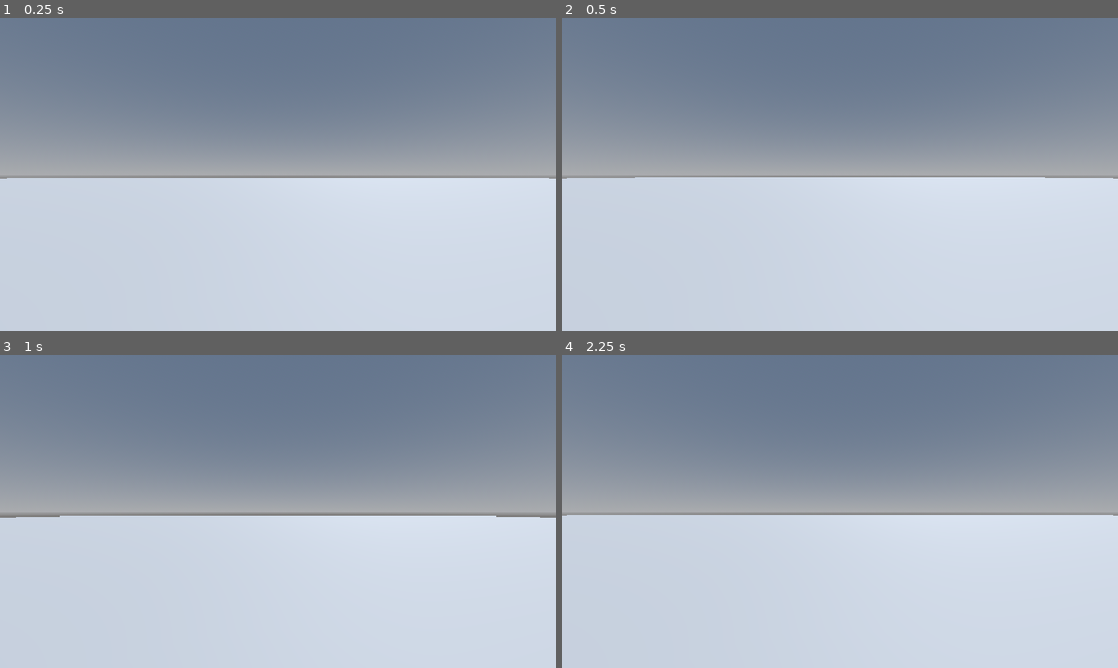
Above: before the commit, frames 1-4 (two rows, left to right).
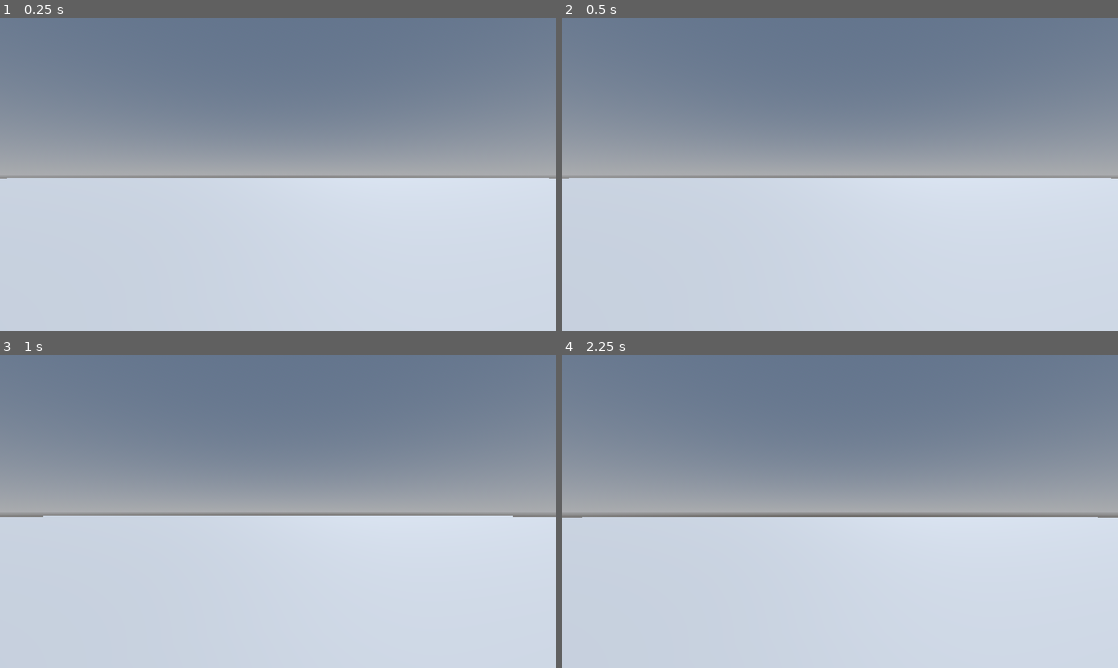
Above: after the commit, the same moments.

Repository: Kioshi-the-Proto/The-Last-Shift
Game: Godot game, scene res://world.tscn
The game is run twice, just before and just after one commit, with the same random seed, the same clock (stepped at 60 frames per second) and the same inputs.
Inputs:
- Up to frame 1 (0.25 s): no input
- Up to frame 2 (0.5 s): no input
- Up to frame 3 (1 s): tap Enter (ui_accept) at 0.5, 0.8 s; hold W (up) from 0.53 s (still down); tap Ctrl (crouch) at 0.6 s; tap Space (jump, bound only after the commit) at 0.77 s
- Up to frame 4 (2.25 s): keep holding W (up); tap Space (jump, bound only after the commit) at 1.07, 1.52, 1.82 s; tap Enter (ui_accept) at 1.25, 1.35, 2 s; tap Z (crawl, bound only after the commit) at 1.55, 2.1 s

Frame 1 is identical in both runs. In frame 2, 0.2% of the frame differs, in the area x 0-100%, y 50-52%; in frame 3, less than 0.1%; in frame 4, 0.7%, in the area x 0-100%, y 51-52%.

Commit message:
new changes

Diff:
--- a/Player.tscn
+++ b/Player.tscn
@@ -8,7 +8,7 @@
 
 [sub_resource type="Animation" id="Animation_kpjcp"]
 resource_name = "CrouchToCrawl"
-length = 0.19999999999999998
+length = 0.2
 tracks/0/type = "value"
 tracks/0/imported = false
 tracks/0/enabled = true
@@ -39,7 +39,7 @@
 
 [sub_resource type="Animation" id="Animation_e80uo"]
 resource_name = "StandingToCrawl"
-length = 0.19999999999999998
+length = 0.2
 tracks/0/type = "value"
 tracks/0/imported = false
 tracks/0/enabled = true
@@ -55,7 +55,7 @@
 
 [sub_resource type="Animation" id="Animation_xhfnw"]
 resource_name = "StandingToCrouch"
-length = 0.19999999999999998
+length = 0.2
 tracks/0/type = "value"
 tracks/0/imported = false
 tracks/0/enabled = true
@@ -76,6 +76,13 @@
 &"StandingToCrawl": SubResource("Animation_e80uo"),
 &"StandingToCrouch": SubResource("Animation_xhfnw")
 }
+
+[sub_resource type="CapsuleShape3D" id="CapsuleShape3D_a5ksu"]
+height = 1.5
+
+[sub_resource type="CapsuleShape3D" id="CapsuleShape3D_66k2k"]
+radius = 0.4
+height = 1.5
 
 [node name="Player" type="CharacterBody3D" unique_id=150960038]
 script = ExtResource("1_xhfnw")
@@ -105,6 +112,10 @@
 [node name="AnimationPlayer" type="AnimationPlayer" parent="." unique_id=1026387006]
 libraries/ = SubResource("AnimationLibrary_kpjcp")
 
-[node name="CollisionShape3D" type="CollisionShape3D" parent="." unique_id=1369368007]
+[node name="CrouchingCollisionShape" type="CollisionShape3D" parent="." unique_id=1369368007]
+transform = Transform3D(1, 0, 0, 0, 1, 0, 0, 0, 1, 0, 0.7824052, 0)
+shape = SubResource("CapsuleShape3D_a5ksu")
 
-[node name="CollisionShape3D2" type="CollisionShape3D" parent="." unique_id=1089460281]
+[node name="CrawlingCollisionShape" type="CollisionShape3D" parent="." unique_id=1089460281]
+transform = Transform3D(1, 0, 0, 0, -4.371139e-08, -1, 0, 1, -4.371139e-08, 0, 0.44497386, 0.29624277)
+shape = SubResource("CapsuleShape3D_66k2k")
--- a/character_body_3d.gd
+++ b/character_body_3d.gd
@@ -1,13 +1,14 @@
 extends CharacterBody3D
 
 const CROUCH_SPEED = 2
-const SPEED = 4
+const CRAWL_SPEED = 1
+const WALKING_SPEED = 4
 const SPRINT_SPEED = 9
 const JUMP_VELOCITY = 4
 
-var CROUCH_HEIGHT = 0.5
-var STAND_HEIGHT = 2
-var CROUCHING = false
+var TRUE_SPEED = WALKING_SPEED
+var IS_CROUCHING = false
+var IS_CRAWLING = false
 
 const SENSITIVITY = 0.005
 @onready var head = $Head #lost my head
@@ -20,7 +21,7 @@
 		velocity += get_gravity() * delta
 
 	# Handle jumps, hops, or skips
-	if Input.is_action_just_pressed("ui_accept") and is_on_floor():
+	if Input.is_action_just_pressed("jump") and is_on_floor():
 		velocity.y = JUMP_VELOCITY
 
 #dif movement keys to do stuff
@@ -32,20 +33,47 @@
 			velocity.x = direction.x * SPRINT_SPEED
 			velocity.z = direction.z * SPRINT_SPEED
 		else:
-			velocity.x = direction.x * SPEED
-			velocity.z = direction.z * SPEED
-		if CROUCHING:
+			velocity.x = direction.x * WALKING_SPEED
+			velocity.z = direction.z * WALKING_SPEED
+		if IS_CROUCHING:
 			velocity.x = direction.x * CROUCH_SPEED
 			velocity.z = direction.z * CROUCH_SPEED
 	else:
-		velocity.x = move_toward(velocity.x, 0, SPEED)
-		velocity.z = move_toward(velocity.z, 0, SPEED)
+		velocity.x = move_toward(velocity.x, 0, WALKING_SPEED)
+		velocity.z = move_toward(velocity.z, 0, WALKING_SPEED)
 	#keep this does movement stuff
 	move_and_slide()
-	crouch()
-func crouch():
-	if Input.is_action_just_pressed("crouch"):
-		pass
+
+func movementStateChange(changeType):
+	match changeType:
+		"crouch":
+			if IS_CRAWLING:
+				$AnimationPlayer.play_backwards("CrouchToCrawl")
+			else:
+				$AnimationPlayer.play("StandingToCrouch")
+				IS_CROUCHING = true
+				#change collision to crouching
+				IS_CRAWLING = false
+		"uncrouch":
+			$AnimationPlayer.play_backwards("StandingToCrouch")
+			IS_CROUCHING = false
+			IS_CRAWLING = false
+			#change collision to standing
+
+		"crawl":
+			if IS_CROUCHING:
+				$AnimationPlayer.play("CrouchToCrawl")
+			else:
+				$AnimationPlayer.play("StandingToCrawl")
+			IS_CROUCHING = false
+			IS_CRAWLING = true
+			#change collision to crawling
+
+		"uncrawl":
+			$AnimationPlayer.play_backwards("StandingToCrawl")
+			IS_CRAWLING = false
+			IS_CRAWLING = false
+			#change collision to standing
 func _ready(): #THIS STUFF DOES THE CAMREA DO NOT TOUCH!
 	Input.set_mouse_mode(Input.MOUSE_MODE_CAPTURED)
 func _unhandled_input(event):
--- a/project.godot
+++ b/project.godot
@@ -52,6 +52,16 @@
 "events": [Object(InputEventKey,"resource_local_to_scene":false,"resource_name":"","device":-1,"window_id":0,"alt_press …(195 unchanged characters)…
 ]
 }
+crawl={
+"deadzone": 0.2,
+"events": [Object(InputEventKey,"resource_local_to_scene":false,"resource_name":"","device":-1,"window_id":0,"alt_pressed":false,"shift_pressed":false,"ctrl_pressed":false,"meta_pressed":false,"pressed":false,"keycode":0,"physical_keycode":90,"key_label":0,"unicode":122,"location":0,"echo":false,"script":null)
+]
+}
+jump={
+"deadzone": 0.2,
+"events": [Object(InputEventKey,"resource_local_to_scene":false,"resource_name":"","device":-1,"window_id":0,"alt_pressed":false,"shift_pressed":false,"ctrl_pressed":false,"meta_pressed":false,"pressed":false,"keycode":0,"physical_keycode":32,"key_label":0,"unicode":32,"location":0,"echo":false,"script":null)
+]
+}
 
 [physics]
 
